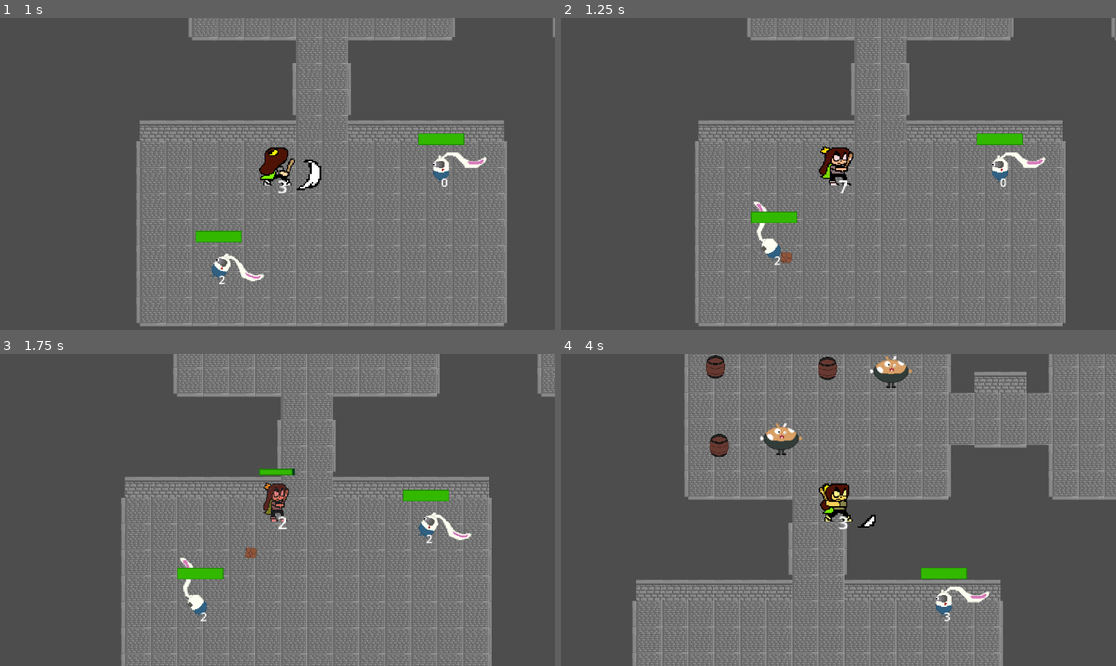
Above: before the commit, frames 1-4 (two rows, left to right).
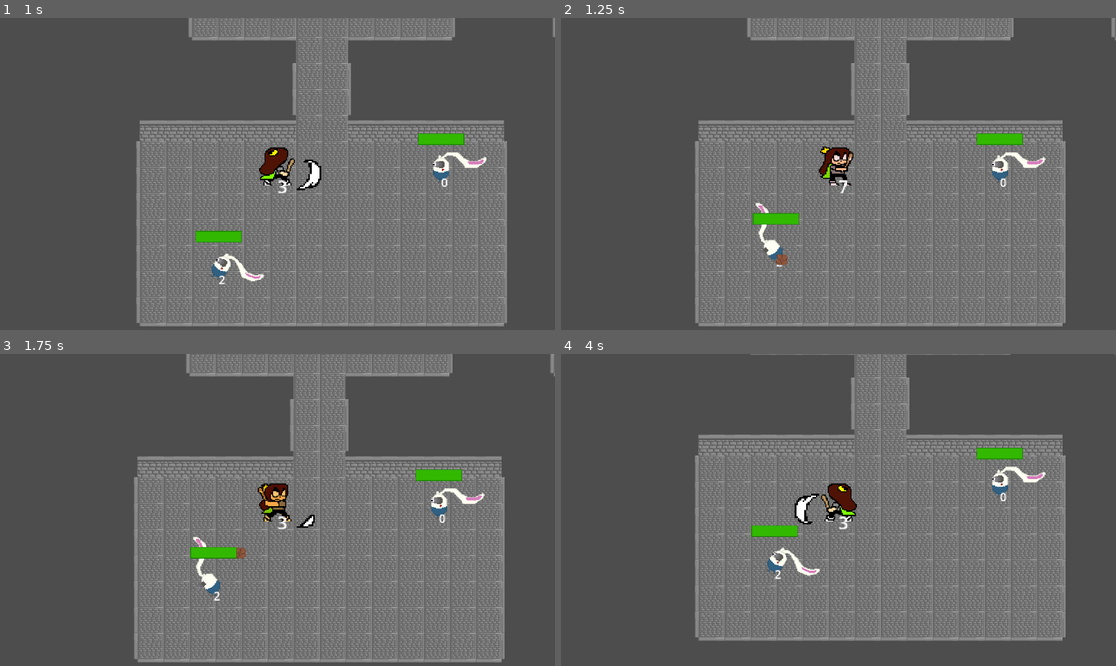
Above: after the commit, the same moments.

Repository: Megameca04/Proyecto_Cuki
Game: Godot game, scene res://Pruebas.tscn
Same seed, same stepped clock (60 frames per second), same inputs: the game is played once before the commit and once after it.
Inputs:
- Up to frame 1 (1 s): tap Enter at 0.5 s; hold Right (ui_right) from 0.53 s (still down); hold Z (Atacar) from 0.53 s (still down)
- Up to frame 2 (1.25 s): keep holding Right (ui_right); keep holding Z (Atacar)
- Up to frame 3 (1.75 s): release Right (ui_right) at 1.28 s; release Z (Atacar) at 1.28 s; hold Down (ui_down) from 1.28 s (still down); tap X (Dash) at 1.35 s
- Up to frame 4 (4 s): release Down (ui_down) at 2.03 s; hold Right (ui_right) 2.03-2.78 s; hold Z (Atacar) 2.03-2.78 s; hold Up (ui_up) 2.78-3.53 s; tap X (Dash) at 2.85 s; hold Left (ui_left) from 3.53 s (still down); hold Z (Atacar) from 3.53 s (still down)

Frame 1 is identical in both runs. In frame 2, 0.4% of the frame differs, in the area x 34-43%, y 58-80%; in frame 3, 25%; in frame 4, 50%, in the area x 12-100%, y 0-100%.

Commit message:
tar rocks generate explosions

Diff:
--- a/Cuki-Clash of the Kuins/Pruebas.tscn
+++ b/Cuki-Clash of the Kuins/Pruebas.tscn
@@ -54,11 +54,11 @@
 
 [node name="Chooty" parent="." instance=ExtResource("3_3eqnr")]
 position = Vector2(237, 873)
-element_attack_name = "Freeze"
+element_attack_name = "Tar"
 
 [node name="Chooty2" parent="." instance=ExtResource("3_3eqnr")]
 position = Vector2(-71, 1008)
-element_attack_name = "Shock"
+element_attack_name = "Tar"
 
 [node name="Cuki" parent="." instance=ExtResource("1")]
 position = Vector2(7, 873)
--- a/Cuki-Clash of the Kuins/Scripts/Chooty.gd
+++ b/Cuki-Clash of the Kuins/Scripts/Chooty.gd
@@ -98,9 +98,6 @@
 		if element_attack_name == "Freeze":
 			ice_stones()
 			return
-		if element_attack_name == "Tar":
-			shoot_ray_tar()
-			return
 		normal_stone()
 
 func normal_stone():
--- a/Cuki-Clash of the Kuins/Scripts/Piedra.gd
+++ b/Cuki-Clash of the Kuins/Scripts/Piedra.gd
@@ -5,6 +5,7 @@
 var in_distance = 0
 
 const ELEMENTEFFECT = preload("res://Objetos/Element.tscn")
+const EXPL = preload("res://Entidades/Explosion.tscn")
 var ele = null
 var Cuki = null
 @onready var aliveTimer = $AliveTimer
@@ -21,7 +22,10 @@
 
 	in_distance = global_position.distance_to(objective_position)
 
-	set_velocity(movement*speed)
+	if (ele.name == "Tar"):
+		set_velocity(movement*(speed/2))
+	else:
+		set_velocity(movement*speed)
 
 func _physics_process(delta):
 	move_and_slide()
@@ -37,10 +41,14 @@
 
 	if global_position.distance_to(objective_position) <= 2:
 		if (ele != null):
+			if (ele.name == "Tar"):
+				blow_up()
 			ele.queue_free()
 		self.queue_free()
 	if is_on_wall():
 		if (ele != null):
+			if (ele.name == "Tar"):
+				blow_up()
 			ele.queue_free()
 		self.queue_free()
 
@@ -64,6 +72,15 @@
 	ele.global_position = self.global_position
 	call_deferred("add_sibling", ele)
 
+func blow_up():
+	var expl = EXPL.instantiate()
+	expl.name = ele.name
+	expl.add_to_group("expl_attack")
+	expl.global_position = self.global_position
+	call_deferred("add_sibling",expl)
+	expl.element_appear(ele.name)
+	self.queue_free()
+
 
 func _on_area_2d_body_entered(body):
 	if (ele != null):
@@ -77,3 +94,5 @@
 		if (ele.name == "Shock"):
 			ele.queue_free()
 			self.queue_free()
+		if (ele.name == "Tar"):
+			blow_up()
Not shown: 2 places in Cuki-Clash of the Kuins/Entidades/Chooty.tscn that only renumber resources
Not shown: 2 places in Cuki-Clash of the Kuins/Entidades/Rabion.tscn that only renumber resources
